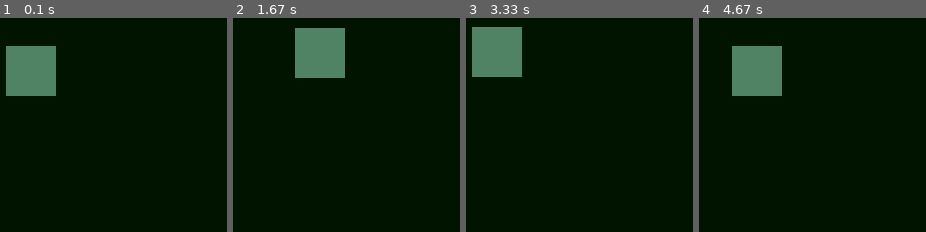
Above: before the commit, frames 1-4 (left to right).
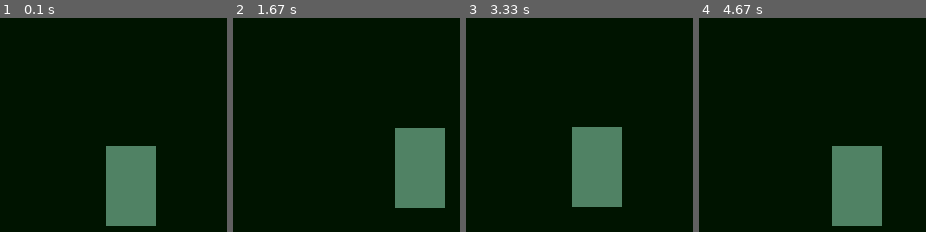
Above: after the commit, the same moments.

Repository: n2ojne00/MiniMiner_pygame
Game: pygame game, started from main.py
Same seed, same stepped clock (60 frames per second), same inputs: the game is played once before the commit and once after it.
Inputs:
- Up to frame 1 (0.1 s): no input
- Up to frame 2 (1.67 s): hold D 0.33-0.8 s; hold W 0.83-1.13 s; hold D 1.17-1.63 s
- Up to frame 3 (3.33 s): hold A 1.67-2.2 s; hold S 2.23-2.53 s; hold A 2.57-2.97 s; hold W from 3 s (still down)
- Up to frame 4 (4.67 s): release W at 3.37 s; hold D 3.4-4.03 s; hold S 4.07-4.43 s; hold A from 4.47 s (still down)

The runs differ from the first frame. In frame 1, 13% of the frame differs, in the area x 2-69%, y 13-98%; in frame 2, 13%; in frame 3, 13%; in frame 4, 13%.

Commit message:
movement limited to screen measurements

Diff:
--- a/main.py
+++ b/main.py
@@ -9,26 +9,34 @@
 screen = pygame.display.set_mode((SCREEN_WIDTH,SCREEN_HEIGHT))
 pygame.display.set_caption('GAMENAME')
 
-player = pygame.Rect((300, 250, 50, 50))
+player = pygame.Rect((400, 350, 50, 80))
 
 #start Game loop
 run = True
 while run == True:
 
+    #background color
     screen.fill((0, 20, 0))
 
     pygame.draw.rect(screen, (80, 130, 100), player)
 
-    #keybinds and cordinates
+
+    #keybinds and coordinates
     key = pygame.key.get_pressed()
-    if key[pygame.K_a] == True:
+        #UP
+    if key[pygame.K_w] == True and player[1] >= 0:
+        player.move_ip(0, -1)
+        #DOWN
+    elif key[pygame.K_s] == True and player[1] <= SCREEN_HEIGHT - player[3]:
+        player.move_ip(0, 1)
+        #LEFT
+    elif key[pygame.K_a] == True and player[0] >= 0:
         player.move_ip(-1, 0)
-    elif key[pygame.K_d] == True:
+        #RIGHT
+    elif key[pygame.K_d] == True and player[0] <= SCREEN_WIDTH - player[2]:
         player.move_ip(1, 0)
-    elif key[pygame.K_w] == True:
-        player.move_ip(0, -1)
-    elif key[pygame.K_s] == True:
-        player.move_ip(0, 1)
+
+
 
     #stop Game loop
     for event in pygame.event.get():
